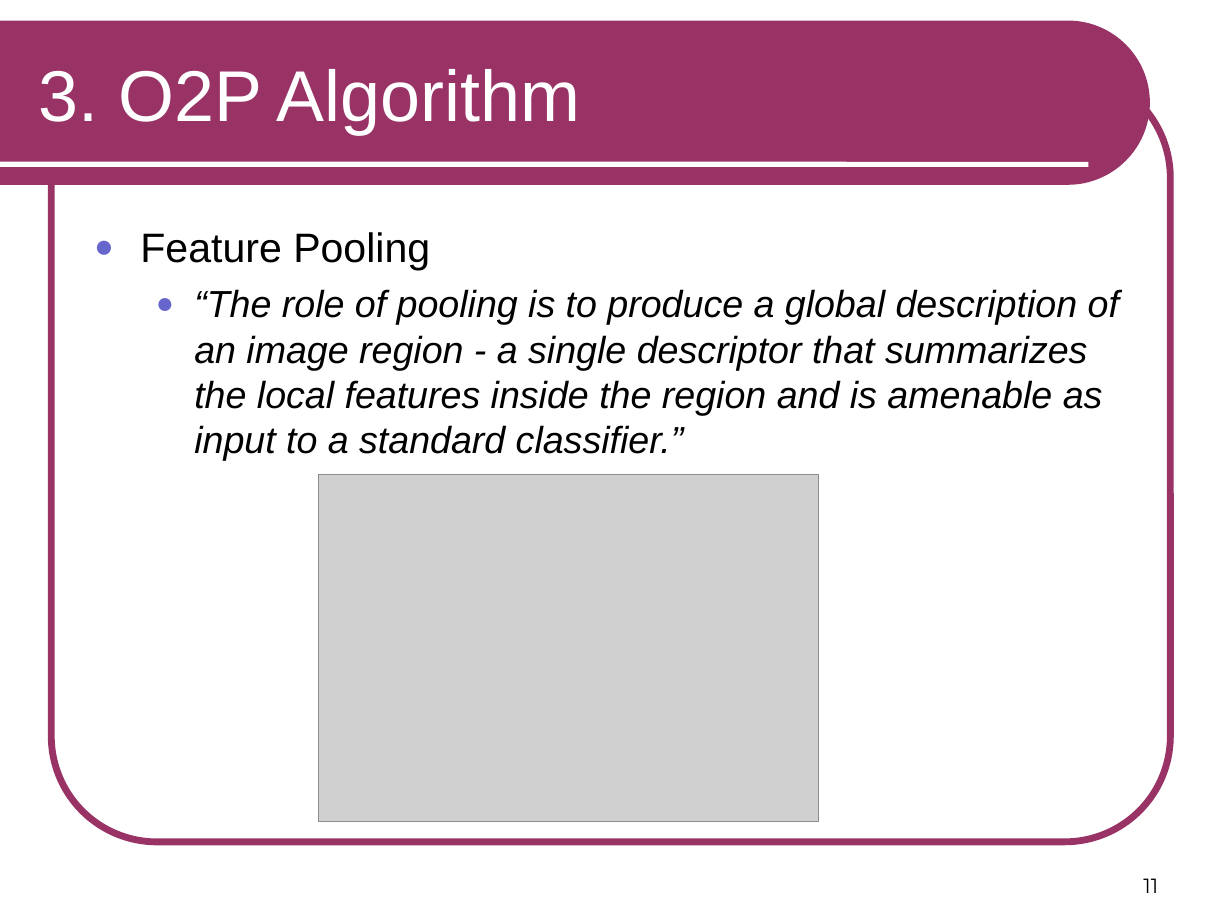
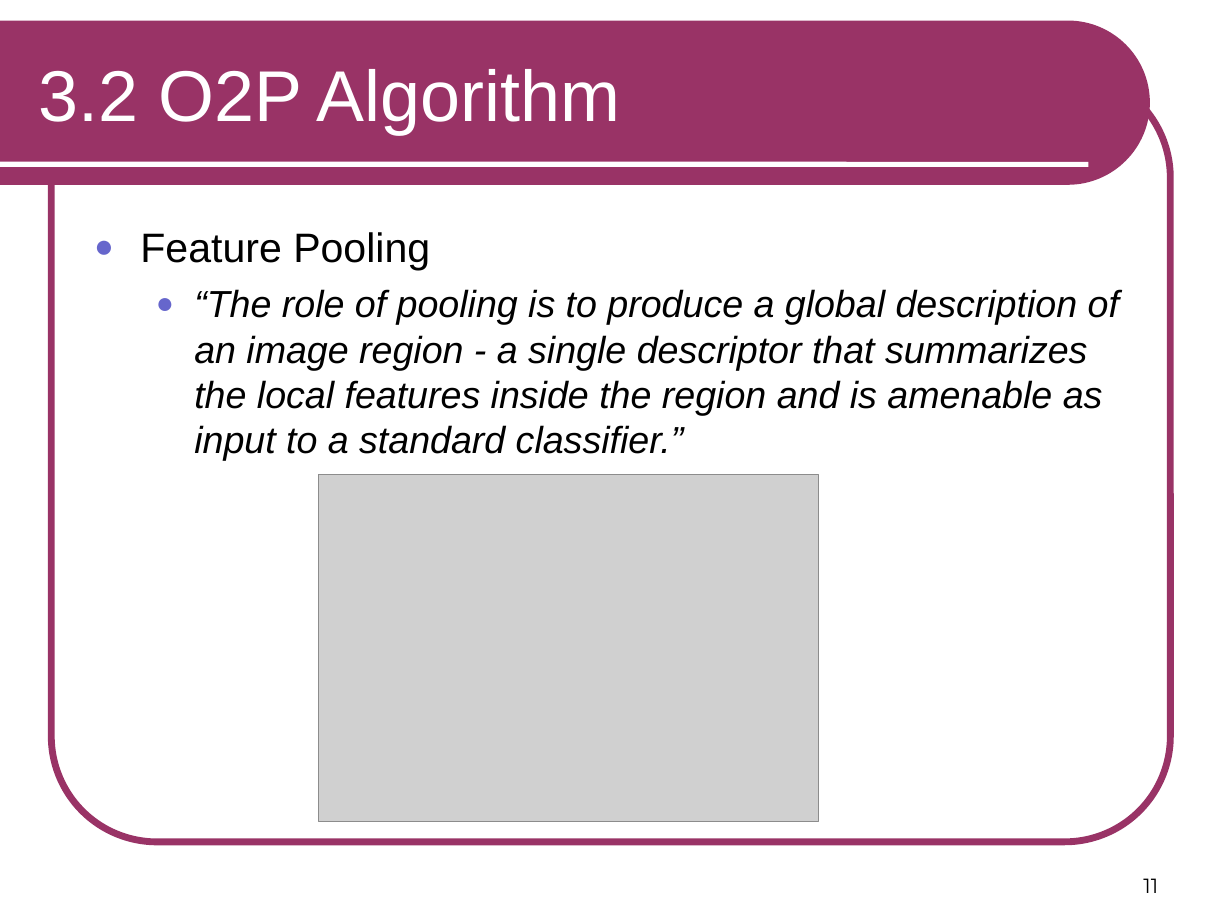
Before and after one commit to RSIP/SSI-SemanticSegmentation, a slide deck: slide 11 of template_slides.ppt. Drawn at 1232x924 pixels with LibreOffice and Linux fonts; fonts in the diff are those of the drawing; grey boxes stand for pictures. Boxes give left, top, right and bottom in pixels: in the first picture for what was removed or moved away, otherwise in the second. Text is boxed around its words. In the diff, an @@ line names an element or a change of style, - is before the commit and + after.

```diff
--- a/template_slides.ppt
+++ b/template_slides.ppt
@@ title at (39,69,620,134): text changed @@
-3. O2P Algorithm
+3.2 O2P Algorithm
```
Also in this commit, not shown: 9 other slides changed, 2 slides added, 1 slide removed.
